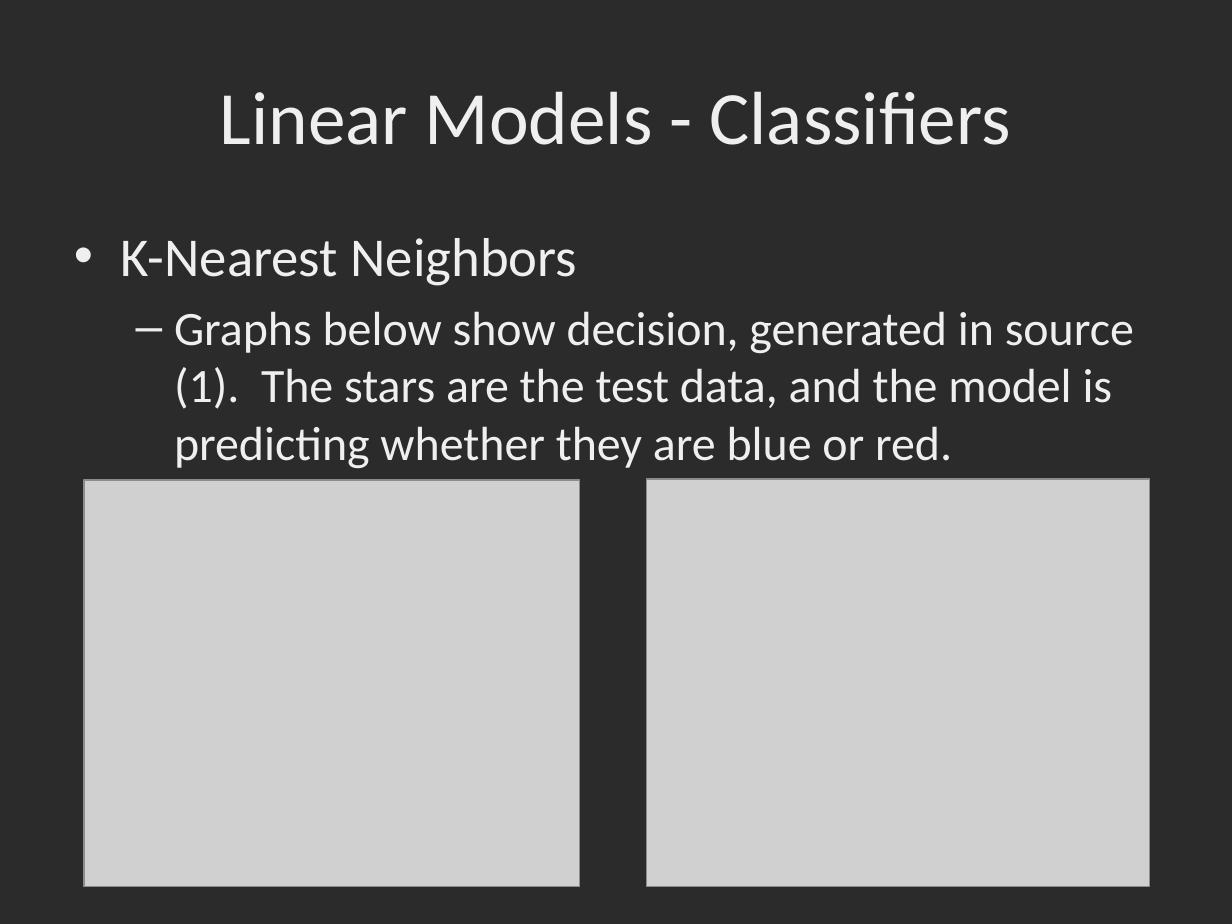
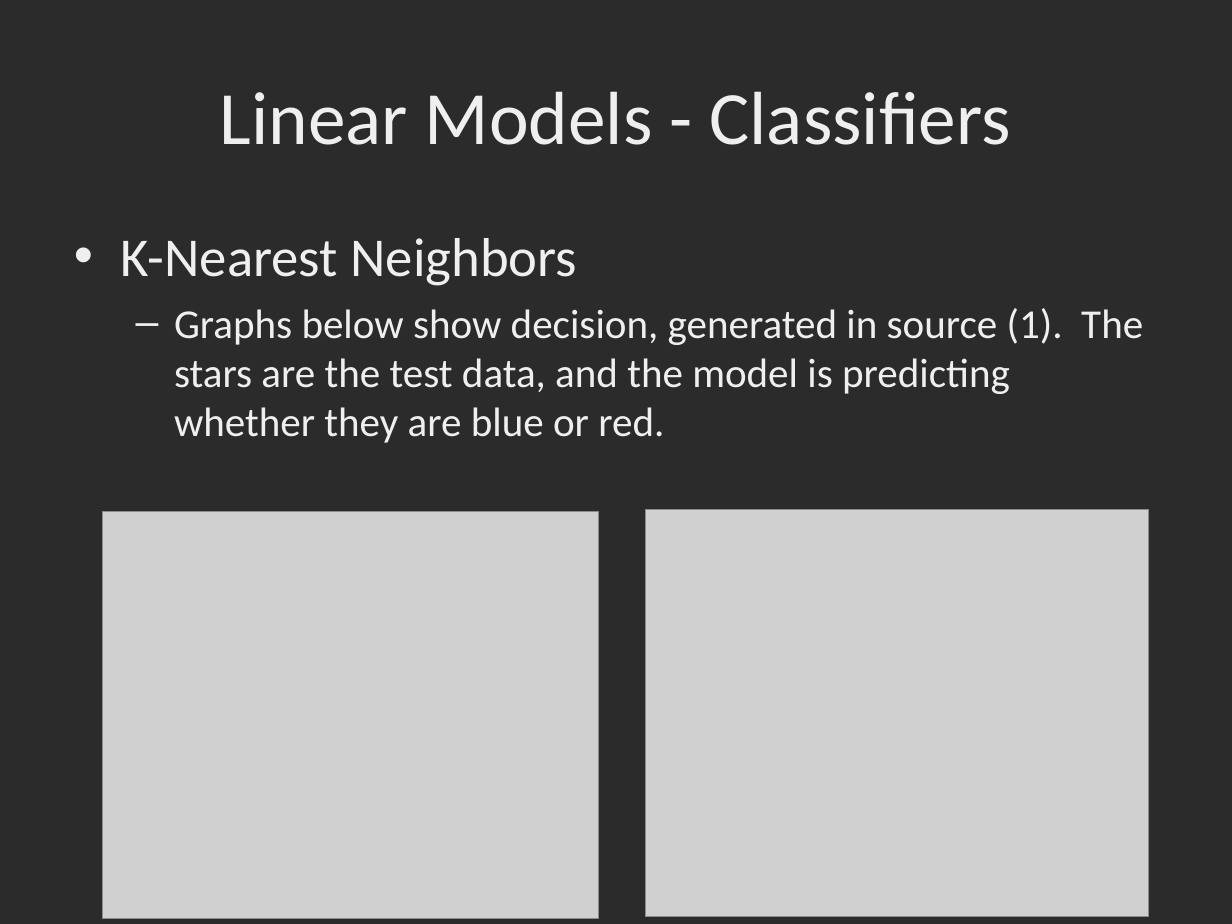
Before and after one commit to dbowmans46/PracticalProgramming, a slide deck: slide 6 of Session 7 - Python/Instructional Material/Machine Learning Slides/Session 7 - Python ML 5: Linear Classifiers.odp. Drawn at 1232x924 pixels with LibreOffice and Linux fonts; fonts in the diff are those of the drawing; grey boxes stand for pictures; background and template pictures are left out; a plain dark background stands for a picture behind light text. Boxes give left, top, right and bottom in pixels: in the first picture for what was removed or moved away, otherwise in the second. Text is boxed around its words. In the diff, an @@ line names an element or a change of style, - is before the commit and + after.

```diff
--- a/Session 7 - Python/Instructional Material/Machine Learning Slides/Session 7 - Python ML 5: Linear Classifiers.odp
+++ b/Session 7 - Python/Instructional Material/Machine Learning Slides/Session 7 - Python ML 5: Linear Classifiers.odp
@@ text at box(174, 308, 1143, 443): size 28 to 24 pt in "Graphs below show decision, generated in source ..." @@
@@ picture: place and size @@
-picture at box(647, 479, 1149, 887)
+picture at box(646, 509, 1148, 917)
@@ picture: place and size @@
-picture at box(84, 480, 579, 887)
+picture at box(102, 511, 598, 918)
```
Also in this commit, not shown: 7 other files.
